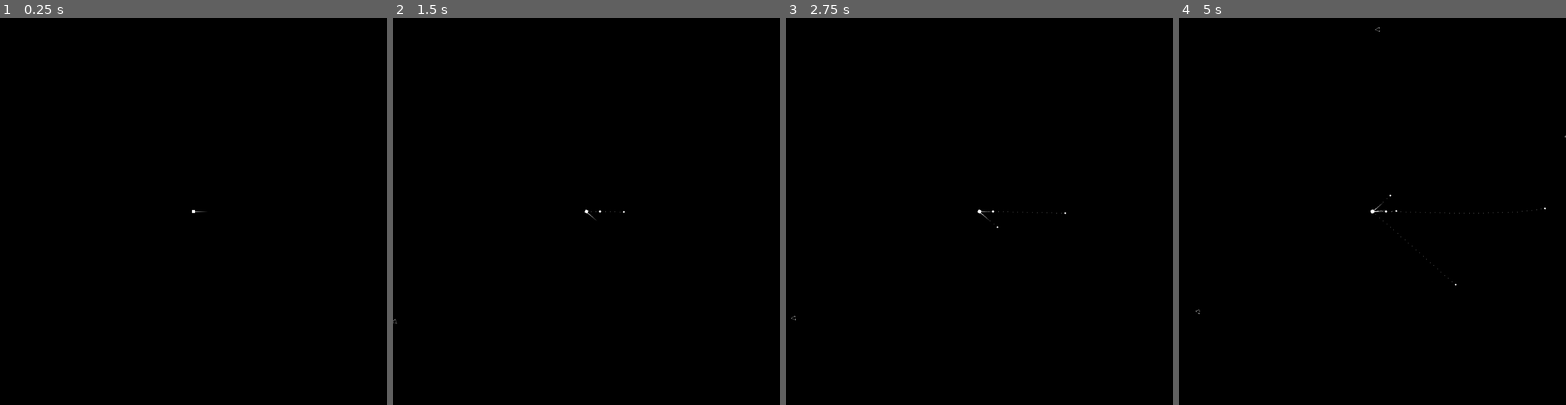
Above: before the commit, frames 1-4 (left to right).
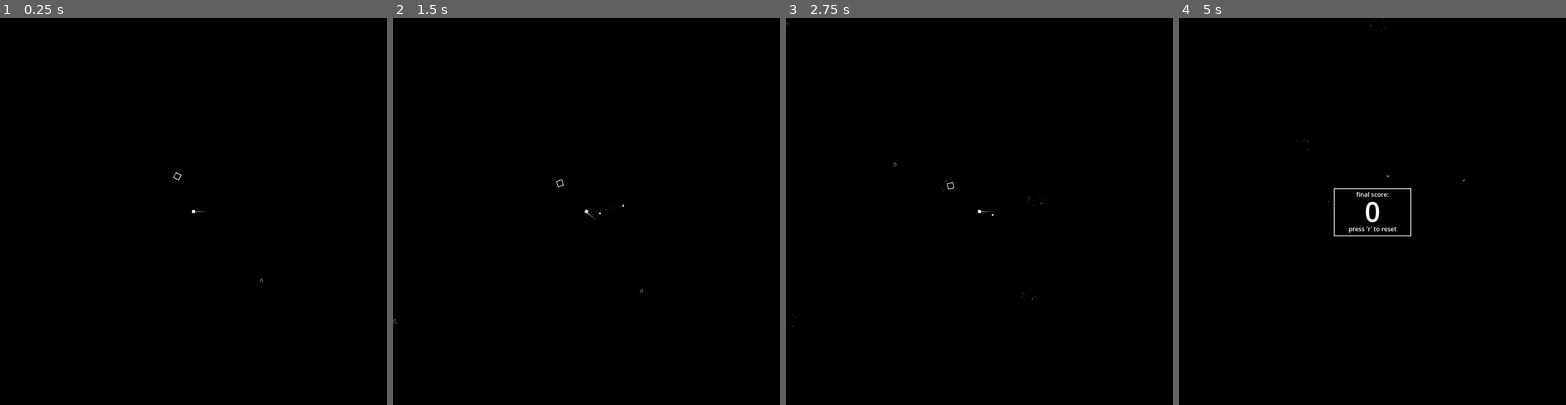
Above: after the commit, the same moments.

Repository: magpie-repos/orbital-asteroid-defense
Game: Godot game, scene res://scenes/main.tscn
Two runs of this game, one before a commit and one after it. Both use one fixed random seed, a clock stepped at 60 frames per second and the inputs below.
Inputs:
- Up to frame 1 (0.25 s): no input
- Up to frame 2 (1.5 s): tap Enter (shoot) at 0.5 s; hold Right (gun_clock) 0.53-1.28 s; tap Left (gun_count_clock) at 1.35 s
- Up to frame 3 (2.75 s): tap R (reset) at 2 s; tap Enter (shoot) at 2.1 s
- Up to frame 4 (5 s): tap Right (gun_clock) at 2.85 s; hold Left (gun_count_clock) 3.53-4.28 s; tap R (reset) at 4.15 s; tap Enter (shoot) at 4.35 s; tap X (debug_kill, bound only after the commit) at 4.9 s

The runs differ from the first frame. In frame 1, less than 0.1% of the frame differs, in the area x 44-68%, y 39-69%; in frame 2, less than 0.1%; in frame 3, less than 0.1%; in frame 4, 0.5%, in the area x 4-100%, y 0-77%.

Commit message:
Unified UI and finished refactor
- fixed everything broken by refactor
- Added difficulty options
- planets are randomly spawned each attempt
- pause menu & functionality
- removed a bunch of unused lines
- unified ui

Diff:
--- a/project.godot
+++ b/project.godot
@@ -56,3 +56,14 @@
 "events": [Object(InputEventKey,"resource_local_to_scene":false,"resource_name":"","device":-1,"window_id":0,"alt_press …(192 unchanged characters)…
 ]
 }
+debug_kill={
+"deadzone": 0.5,
+"events": [Object(InputEventKey,"resource_local_to_scene":false,"resource_name":"","device":-1,"window_id":0,"alt_pressed":false,"shift_pressed":false,"ctrl_pressed":false,"meta_pressed":false,"pressed":false,"keycode":0,"physical_keycode":88,"key_label":0,"unicode":120,"location":0,"echo":false,"script":null)
+]
+}
+pause={
+"deadzone": 0.5,
+"events": [Object(InputEventKey,"resource_local_to_scene":false,"resource_name":"","device":-1,"window_id":0,"alt_pressed":false,"shift_pressed":false,"ctrl_pressed":false,"meta_pressed":false,"pressed":false,"keycode":0,"physical_keycode":4194305,"key_label":0,"unicode":0,"location":0,"echo":false,"script":null)
+, Object(InputEventKey,"resource_local_to_scene":false,"resource_name":"","device":-1,"window_id":0,"alt_pressed":false,"shift_pressed":false,"ctrl_pressed":false,"meta_pressed":false,"pressed":false,"keycode":0,"physical_keycode":80,"key_label":0,"unicode":112,"location":0,"echo":false,"script":null)
+]
+}
--- a/scenes/game_over_ui.gd
+++ /dev/null
@@ -1,9 +0,0 @@
-extends Control
-
-@onready var final_score_label: Label = $CenterContainer/VBoxContainer/FinalScore
-
-func _ready() -> void:
-	set_final_score(0)
-
-func set_final_score(value: int) -> void:
-	final_score_label.text = str(value)
--- a/scenes/main.tscn
+++ b/scenes/main.tscn
@@ -1,8 +1,7 @@
-[gd_scene load_steps=10 format=3 uid="uid://dwdhvkjw8iiri"]
+[gd_scene load_steps=13 format=3 uid="uid://dwdhvkjw8iiri"]
 
 [ext_resource type="Script" path="res://scripts/main.gd" id="1_d6kkf"]
-[ext_resource type="Script" path="res://scenes/ui.gd" id="3_x1x0u"]
-[ext_resource type="Script" path="res://scenes/game_over_ui.gd" id="7_6nheb"]
+[ext_resource type="Script" path="res://scripts/ui.gd" id="3_x1x0u"]
 
 [sub_resource type="Gradient" id="Gradient_0pebe"]
 colors = PackedColorArray(0, 0, 0, 1, 0, 0, 0, 1)
@@ -28,8 +27,21 @@
 width = 8
 height = 8
 
+[sub_resource type="Gradient" id="Gradient_jd1lq"]
+colors = PackedColorArray(1, 1, 1, 1, 1, 1, 1, 1)
+
+[sub_resource type="GradientTexture2D" id="GradientTexture2D_jywcr"]
+gradient = SubResource("Gradient_jd1lq")
+
+[sub_resource type="Gradient" id="Gradient_3ags1"]
+offsets = PackedFloat32Array(0, 0.993506)
+colors = PackedColorArray(0, 0, 0, 1, 0, 0, 0, 1)
+
+[sub_resource type="GradientTexture2D" id="GradientTexture2D_eit36"]
+gradient = SubResource("Gradient_3ags1")
+
 [node name="Main" type="Node2D" groups=["main"]]
-process_mode = 3
+process_mode = 1
 script = ExtResource("1_d6kkf")
 
 [node name="AsteroidSpawnTimer" type="Timer" parent="."]
@@ -42,31 +54,55 @@
 texture = SubResource("GradientTexture2D_qajhe")
 centered = false
 
-[node name="GameOverUI" type="Control" parent="."]
-visible = false
+[node name="UI" type="Control" parent="."]
+process_mode = 3
 z_index = 100
-custom_minimum_size = Vector2(1000, 1000)
 layout_mode = 3
 anchors_preset = 15
 anchor_right = 1.0
 anchor_bottom = 1.0
+offset_right = 1000.0
+offset_bottom = 1000.0
 grow_horizontal = 2
 grow_vertical = 2
 size_flags_horizontal = 4
 size_flags_vertical = 4
-script = ExtResource("7_6nheb")
-
-[node name="GameOverBoxStroke" type="Sprite2D" parent="GameOverUI"]
+script = ExtResource("3_x1x0u")
+
+[node name="MissileIconDisplay" type="Node2D" parent="UI"]
+z_index = -50
+position = Vector2(500, 500)
+
+[node name="GameOverUI" type="Control" parent="UI"]
+visible = false
+z_index = 100
+custom_minimum_size = Vector2(1000, 1000)
+layout_mode = 1
+anchors_preset = 8
+anchor_left = 0.5
+anchor_top = 0.5
+anchor_right = 0.5
+anchor_bottom = 0.5
+offset_left = -500.0
+offset_top = -500.0
+offset_right = 500.0
+offset_bottom = 500.0
+grow_horizontal = 2
+grow_vertical = 2
+size_flags_horizontal = 4
+size_flags_vertical = 4
+
+[node name="GameOverBoxStroke" type="Sprite2D" parent="UI/GameOverUI"]
 position = Vector2(500, 502)
 scale = Vector2(25, 15.45)
 texture = SubResource("GradientTexture2D_r8ope")
 
-[node name="GameOverBoxStroke2" type="Sprite2D" parent="GameOverUI"]
+[node name="GameOverBoxFill" type="Sprite2D" parent="UI/GameOverUI"]
 position = Vector2(500, 502)
 scale = Vector2(24.61, 15.1)
 texture = SubResource("GradientTexture2D_3ngof")
 
-[node name="CenterContainer" type="CenterContainer" parent="GameOverUI"]
+[node name="CenterContainer" type="CenterContainer" parent="UI/GameOverUI"]
 layout_mode = 1
 anchors_preset = 8
 anchor_left = 0.5
@@ -80,37 +116,111 @@
 grow_horizontal = 2
 grow_vertical = 2
 
-[node name="VBoxContainer" type="VBoxContainer" parent="GameOverUI/CenterContainer"]
-layout_mode = 2
-theme_override_constants/separation = -20
-
-[node name="FinalScoreText" type="Label" parent="GameOverUI/CenterContainer/VBoxContainer"]
+[node name="VBoxContainer" type="VBoxContainer" parent="UI/GameOverUI/CenterContainer"]
+layout_mode = 2
+theme_override_constants/separation = -15
+
+[node name="FinalScoreText" type="Label" parent="UI/GameOverUI/CenterContainer/VBoxContainer"]
 layout_mode = 2
 text = "final score:"
 horizontal_alignment = 1
 vertical_alignment = 1
 
-[node name="FinalScore" type="Label" parent="GameOverUI/CenterContainer/VBoxContainer"]
+[node name="FinalScore" type="Label" parent="UI/GameOverUI/CenterContainer/VBoxContainer"]
 layout_mode = 2
 theme_override_font_sizes/font_size = 70
 text = "####"
 horizontal_alignment = 1
 vertical_alignment = 1
 
-[node name="GameOverText" type="Label" parent="GameOverUI/CenterContainer/VBoxContainer"]
+[node name="GameOverText" type="Label" parent="UI/GameOverUI/CenterContainer/VBoxContainer"]
 layout_mode = 2
 text = "press 'r' to reset"
 horizontal_alignment = 1
 vertical_alignment = 1
 
-[node name="UI" type="Control" parent="."]
-layout_mode = 3
-anchors_preset = 0
-offset_right = 40.0
-offset_bottom = 40.0
-script = ExtResource("3_x1x0u")
-
-[node name="MissileIconDisplay" type="Node2D" parent="UI"]
+[node name="PauseUI" type="Control" parent="UI"]
+visible = false
+layout_mode = 1
+anchors_preset = 15
+anchor_right = 1.0
+anchor_bottom = 1.0
+grow_horizontal = 2
+grow_vertical = 2
+
+[node name="CenterContainer" type="CenterContainer" parent="UI/PauseUI"]
+layout_mode = 1
+anchors_preset = 15
+anchor_right = 1.0
+anchor_bottom = 1.0
+grow_horizontal = 2
+grow_vertical = 2
+
+[node name="PauseBoxStroke" type="Sprite2D" parent="UI/PauseUI/CenterContainer"]
 position = Vector2(500, 500)
+scale = Vector2(3, 4)
+texture = SubResource("GradientTexture2D_jywcr")
+
+[node name="PauseBoxFill" type="Sprite2D" parent="UI/PauseUI/CenterContainer/PauseBoxStroke"]
+scale = Vector2(0.975, 0.985)
+texture = SubResource("GradientTexture2D_eit36")
+
+[node name="VSplitContainer" type="VSplitContainer" parent="UI/PauseUI/CenterContainer"]
+layout_mode = 2
+
+[node name="PausedText" type="Label" parent="UI/PauseUI/CenterContainer/VSplitContainer"]
+layout_mode = 2
+theme_override_font_sizes/font_size = 45
+text = "Options"
+
+[node name="VBoxContainer" type="VBoxContainer" parent="UI/PauseUI/CenterContainer/VSplitContainer"]
+layout_mode = 2
+alignment = 1
+
+[node name="HSeparator" type="HSeparator" parent="UI/PauseUI/CenterContainer/VSplitContainer/VBoxContainer"]
+layout_mode = 2
+
+[node name="DifficultyLabel" type="Label" parent="UI/PauseUI/CenterContainer/VSplitContainer/VBoxContainer"]
+layout_mode = 2
+size_flags_horizontal = 4
+theme_override_font_sizes/font_size = 25
+text = "DIFFICULTY"
+
+[node name="HBoxContainer" type="HBoxContainer" parent="UI/PauseUI/CenterContainer/VSplitContainer/VBoxContainer"]
+layout_mode = 2
+theme_override_constants/separation = 50
+alignment = 1
+
+[node name="EasyText" type="Label" parent="UI/PauseUI/CenterContainer/VSplitContainer/VBoxContainer/HBoxContainer"]
+layout_mode = 2
+theme_override_font_sizes/font_size = 10
+text = "easy"
+
+[node name="MedText" type="Label" parent="UI/PauseUI/CenterContainer/VSplitContainer/VBoxContainer/HBoxContainer"]
+layout_mode = 2
+size_flags_horizontal = 4
+theme_override_font_sizes/font_size = 10
+text = "normal
+"
+
+[node name="Hard Text" type="Label" parent="UI/PauseUI/CenterContainer/VSplitContainer/VBoxContainer/HBoxContainer"]
+layout_mode = 2
+theme_override_font_sizes/font_size = 10
+text = "hard"
+
+[node name="HSlider" type="HSlider" parent="UI/PauseUI/CenterContainer/VSplitContainer/VBoxContainer"]
+layout_mode = 2
+max_value = 2.0
+value = 1.0
+tick_count = 3
+
+[node name="HSeparator2" type="HSeparator" parent="UI/PauseUI/CenterContainer/VSplitContainer/VBoxContainer"]
+layout_mode = 2
+
+[node name="PauseTimer" type="Timer" parent="UI"]
+wait_time = 0.2
+one_shot = true
 
 [connection signal="timeout" from="AsteroidSpawnTimer" to="." method="_on_asteroid_spawn_timer_timeout"]
+[connection signal="value_changed" from="UI/PauseUI/CenterContainer/VSplitContainer/VBoxContainer/HSlider" to="." method="_on_diff_slider_changed"]
+[connection signal="timeout" from="UI/PauseTimer" to="UI" method="_on_pause_timer_timeout"]
--- a/scenes/ui.gd
+++ /dev/null
@@ -1,33 +0,0 @@
-extends Control
-
-##Missile Icon Display
-@onready var missile_icon_scene: PackedScene = preload("res://scenes/missile_ui_icon.tscn")
-@onready var missile_display: Node2D = $MissileIconDisplay
-var icon_rotation_offset: float = 0
-var missile_count: int = 0
-
-func update_missile_count_display(missile_count: int) -> void:
-	var missile_icon_spacing: float
-	var missile_icon_distance: float = 35
-	var missile_icon_array: Array [Node2D] = []
-
-	if missile_count > 0:
-		missile_icon_spacing = 2 * PI / missile_count
-	else:
-		missile_icon_spacing = 0
-
-	if missile_icon_array.size() < missile_count:
-		var new_icon: Node2D = missile_icon_scene.instantiate()
-		missile_display.add_child(new_icon)
-		missile_icon_array.append(new_icon)
-
-	if missile_icon_array.size() > missile_count:
-		missile_icon_array[missile_icon_array.size() - 1].queue_free()
-		missile_icon_array.remove_at(missile_icon_array.size() - 1)
-
-	##Update icon positioning
-	for i in range(missile_icon_array.size()):
-		##Space icons effectively around player
-		var vector = Vector2.ZERO + Vector2.UP.from_angle(missile_icon_spacing * i)
-		vector = vector.rotated(deg_to_rad(icon_rotation_offset))
-		missile_icon_array[i].position = (vector * missile_icon_distance)
--- a/scripts/main.gd
+++ b/scripts/main.gd
@@ -1,18 +1,19 @@
 extends Node2D
 var score: int = 0
+var difficulty: int = 1
 var game_over: bool = false
 
 @onready var player_scene: PackedScene = preload("res://scenes/player.tscn")
 @onready var explosion_scene: PackedScene = preload("res://scenes/explosion.tscn")
 @onready var asteroid_scene: PackedScene = preload("res://scenes/asteroid.tscn")
+@onready var planet_scene: PackedScene = preload("res://scenes/planet.tscn")
 @onready var game_over_ui: Control = $GameOverUI
-@onready var ui: Control = $UI
+@onready var ui: UI = $UI
 @onready var asteroid_spawn_timer: Timer = $AsteroidSpawnTimer
 
+var player: Node2D
 @onready var window_size: Vector2 = get_viewport().size
 var asteroid_spawn_margin: float = 15
-
-var player: Node2D
 
 func _ready() -> void:
 	new_game()
@@ -20,10 +21,11 @@
 func _process(delta: float) -> void:
 	if  Input.is_anything_pressed():
 		if Input.is_action_just_pressed("reset"):
+			end_game()
 			new_game()
+		debug_commands()
 
-	##Update UI
-	if player:
+	if player != null:
 		ui.update_missile_count_display(player.stored_missiles)
 
 func spawn_asteroid() -> void:
@@ -40,26 +42,40 @@
 		asteroid.position = Vector2(randf_range(0, 1000), 0 - asteroid_spawn_margin)
 	add_child(asteroid)
 
+func spawn_planets() -> void:
+	if difficulty >= 0:
+		var planet: Planet = planet_scene.instantiate()
+		planet.setup_planet(0.25, 100, window_size / 2, 15)
+		add_child(planet)
+	if difficulty >= 1:
+		var planet: Planet = planet_scene.instantiate()
+		planet.setup_planet(0.10, 250, window_size / 2, 8)
+		add_child(planet)
+	if difficulty >= 2:
+		var planet: Planet = planet_scene.instantiate()
+		planet.setup_planet(0.3, 200, window_size / 2, -20)
+		add_child(planet)
 
-func score_points(point_value: int) -> void:
-	score += point_value
+
+func debug_commands() -> void:
+	if Input.is_action_just_pressed("debug_kill"):
+		end_game()
 
 func new_game() -> void:
 	score = 0
 	game_over = false
-	get_tree().paused = false
-	game_over_ui.hide()
 	spawn_asteroid()
 	asteroid_spawn_timer.start()
-
 
 	player = player_scene.instantiate()
 	player.position = window_size / 2
 	player.connect("died", _on_player_died)
 	add_child(player)
-#
+	spawn_planets()
+
+	ui.hide_game_over_text()
+
 func end_game() -> void:
-	get_tree().paused = true
 
 	##Blow up asteroids and planets
 	for node in get_tree().get_nodes_in_group("has_gravity"):
@@ -74,8 +90,15 @@
 		add_child(explosion)
 		node.queue_free()
 
-	game_over_ui.show()
-	game_over_ui.set_final_score(score)
+	if player != null:
+		player.queue_free()
+
+
+	ui.show_game_over_text(score)
+
+func score_points(point_value: int) -> void:
+	score += point_value
+
 
 func _on_player_died() -> void:
 	end_game()
@@ -84,3 +107,8 @@
 	if game_over == false:
 		spawn_asteroid()
 		asteroid_spawn_timer.start()
+
+func _on_diff_slider_changed(value: float) -> void:
+	difficulty = value
+	end_game()
+	new_game()
--- a/scripts/planet.gd
+++ b/scripts/planet.gd
@@ -1,31 +1,33 @@
 extends Node2D
 class_name Planet
 
-var mass: float = 4
-var rot_speed: float = -0.5
+var base_mass: float = 4
+var mass: float = 0
+var rot_speed: float
 
 ##Orbit Vars
-@export var orbit_speed: float = 15
-@export var orbit_distance: float = 200
-var orbit_center: Vector2 = Vector2.ZERO
-var velocity: Vector2 = Vector2.UP
-var vector_from_origin: Vector2 = Vector2.RIGHT
+var orbit_speed: float = 15
+var orbit_distance: float = 200
+var orbit_center: Vector2
+var vector_from_center: Vector2
 
 func _ready() -> void:
 	add_to_group("has_gravity")
-	mass *= (scale.x + scale.y) / 2
-
-	orbit_center = get_parent().position
-	position =  orbit_center + (vector_from_origin * orbit_distance)
+	orbit_center = get_viewport().size / 2
+	rot_speed = randf_range(0.5, 2) * [-1, 1].pick_random()
 
 func _process(delta: float) -> void:
 	rotation += rot_speed * delta
 
 func _physics_process(delta: float) -> void:
-	##Horrible code to move the planet on an orbit
-	var curr_angle: float = vector_from_origin.angle()
-	var new_angle: float = curr_angle + (orbit_speed * delta * (PI/180))
-	vector_from_origin = Vector2.from_angle(new_angle)
-	var new_pos: Vector2 = vector_from_origin * orbit_distance
-	velocity = Vector2(position.x - new_pos.x, position.y - new_pos.y)
-	position = new_pos
+	var new_angle: float = vector_from_center.angle() + (deg_to_rad(orbit_speed) * delta)
+	vector_from_center = orbit_center.from_angle(new_angle)
+	position = orbit_center + (vector_from_center * orbit_distance)
+
+func setup_planet(init_scale: float, dist: float, center, speed: float) -> void:
+	scale = Vector2(init_scale, init_scale)
+	mass = base_mass * init_scale
+	orbit_distance = dist
+	orbit_center = center
+	vector_from_center = Vector2(randf_range(-1, 1), randf_range(-1, 1)).normalized()
+	orbit_speed = speed * randf_range(0.8, 1.2) * [-1, 1].pick_random()
--- /dev/null
+++ b/scripts/ui.gd
@@ -0,0 +1,79 @@
+extends Control
+class_name UI
+
+##Missile Icon Display
+@onready var missile_icon_scene: PackedScene = preload("res://scenes/missile_ui_icon.tscn")
+@onready var missile_display: Node2D = $MissileIconDisplay
+var icon_rotation_offset: float = 0
+var missile_count: int = 0
+var missile_icon_array: Array [Node2D] = []
+var difficulty_setting: int
+
+@onready var game_over_ui: Control = $GameOverUI
+@onready var game_over_score_label: Label = $GameOverUI/CenterContainer/VBoxContainer/FinalScore
+@onready var missile_icons: Node2D = $MissileIconDisplay
+@onready var pause_ui: Control = $PauseUI
+
+var paused: bool = false
+var pause_timeout: bool = false
+
+func _process(delta: float) -> void:
+	icon_rotation_offset += deg_to_rad(5)
+
+	if Input.is_action_just_pressed("pause"):
+		if paused == false:
+			pause_game()
+		else:
+			resume_game()
+
+func pause_game() -> void:
+	get_tree().paused = true
+	pause_timeout = true
+	$PauseTimer.start()
+	paused = true
+	pause_ui.show()
+
+func resume_game() -> void:
+	get_tree().paused = false
+	pause_timeout = true
+	$PauseTimer.start()
+	paused = false
+	pause_ui.hide()
+
+func update_missile_count_display(missile_count: int) -> void:
+	var missile_icon_spacing: float
+	var missile_icon_distance: float = 35
+
+	if missile_count > 0:
+		missile_icon_spacing = deg_to_rad(360 / missile_count)
+	else:
+		missile_icon_spacing = 0
+
+	if missile_icon_array.size() < missile_count:
+		var new_icon: Node2D = missile_icon_scene.instantiate()
+		missile_display.add_child(new_icon)
+		missile_icon_array.append(new_icon)
+
+	if missile_icon_array.size() > missile_count:
+		missile_icon_array[missile_icon_array.size() - 1].queue_free()
+		missile_icon_array.remove_at(missile_icon_array.size() - 1)
+
+	##Update icon positioning
+	for i in range(missile_icon_array.size()):
+		##Space icons effectively around player
+		var vector = Vector2.UP.from_angle(missile_icon_spacing * i)
+		vector = vector.rotated(deg_to_rad(icon_rotation_offset))
+		missile_icon_array[i].position = (vector * missile_icon_distance)
+
+func show_game_over_text(score: float) -> void:
+	game_over_score_label.text = str(score)
+	game_over_ui.show()
+	missile_icons.hide()
+
+func hide_game_over_text() -> void:
+	game_over_ui.hide()
+	missile_icons.show()
+
+
+func _on_pause_timer_timeout() -> void:
+	pause_timeout = false
Not shown, changed: README.md
